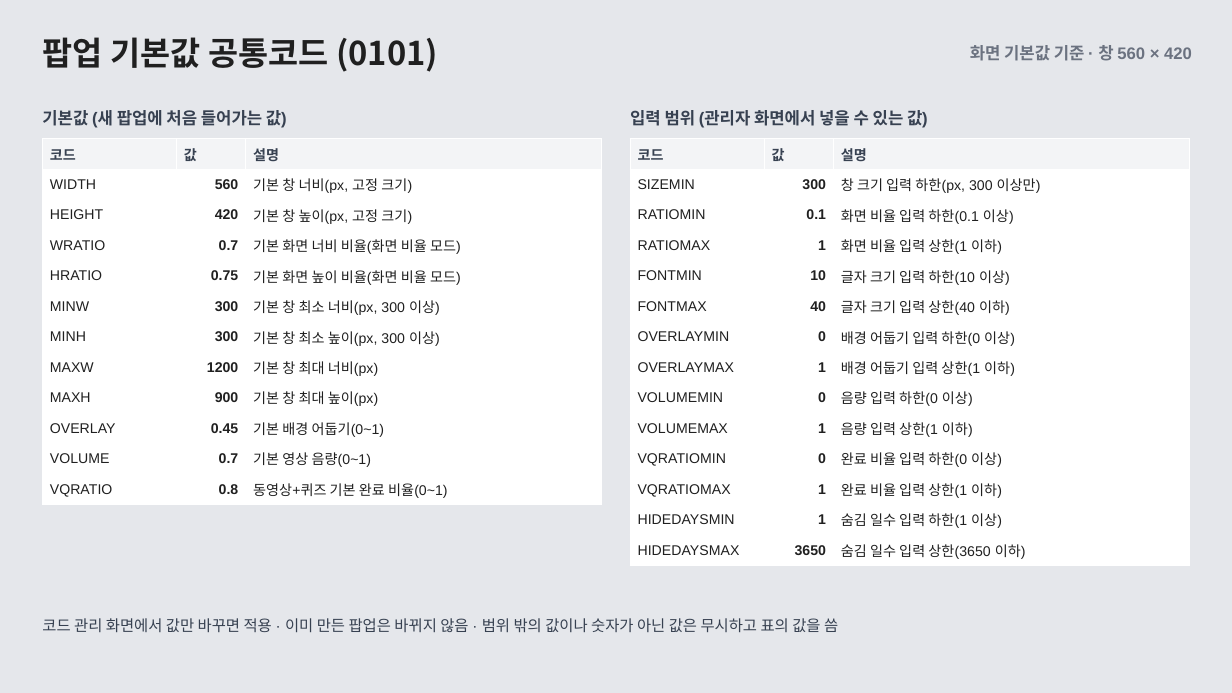
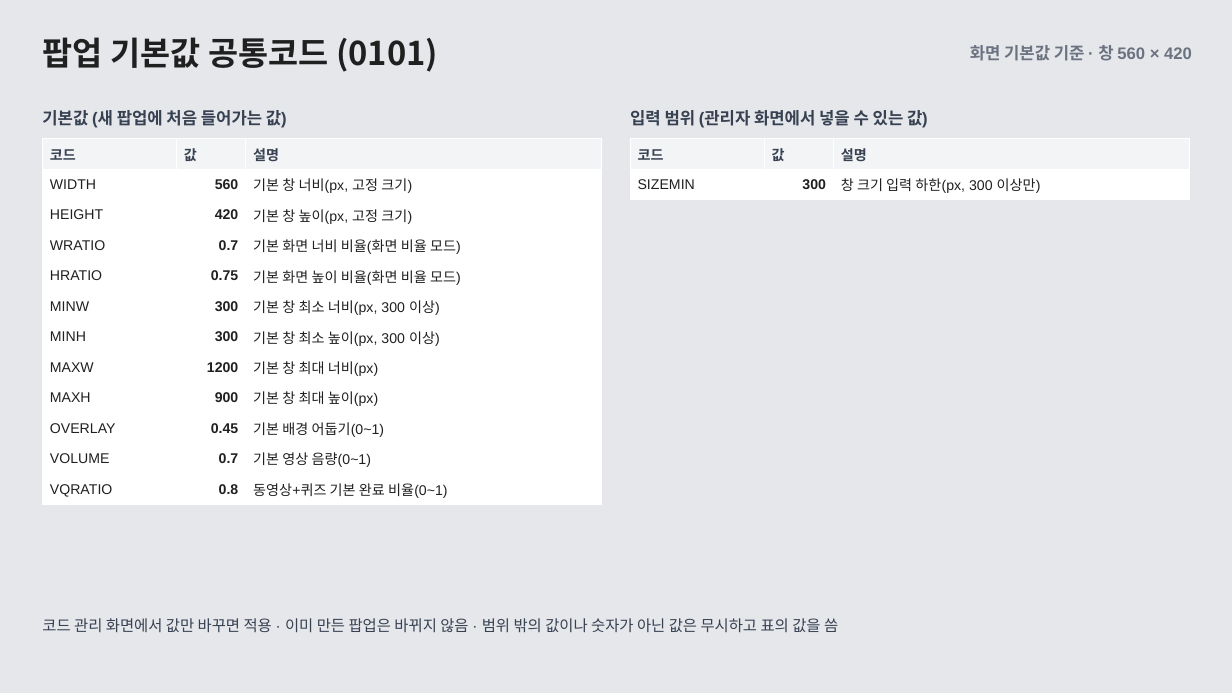
Before and after one commit to ok-sy/WPF_WindowsPopupWithC_proto, a slide deck: slide 12 of docs/design/61_popup_layout_guide/공통 팝업 UI 가이드 · WEB과 WPF (화면 기본값).pptx. Drawn at 1232x693 pixels with LibreOffice and Linux fonts; fonts in the diff are those of the drawing. Boxes give left, top, right and bottom in pixels: in the first picture for what was removed or moved away, otherwise in the second. Text is boxed around its words. In the diff, an @@ line names an element or a change of style, - is before the commit and + after.

```diff
--- a/docs/design/61_popup_layout_guide/공통 팝업 UI 가이드 · WEB과 WPF (화면 기본값).pptx
+++ b/docs/design/61_popup_layout_guide/공통 팝업 UI 가이드 · WEB과 WPF (화면 기본값).pptx
@@ table at (x1=630, y1=139, x2=1189, y2=636) @@
-row 3: RATIOMIN | 0.1 | 화면 비율 입력 하한(0.1 이상)
-row 4: RATIOMAX | 1 | 화면 비율 입력 상한(1 이하)
-row 5: FONTMIN | 10 | 글자 크기 입력 하한(10 이상)
-row 6: FONTMAX | 40 | 글자 크기 입력 상한(40 이하)
-row 7: OVERLAYMIN | 0 | 배경 어둡기 입력 하한(0 이상)
-row 8: OVERLAYMAX | 1 | 배경 어둡기 입력 상한(1 이하)
-row 9: VOLUMEMIN | 0 | 음량 입력 하한(0 이상)
-row 10: VOLUMEMAX | 1 | 음량 입력 상한(1 이하)
-row 11: VQRATIOMIN | 0 | 완료 비율 입력 하한(0 이상)
-row 12: VQRATIOMAX | 1 | 완료 비율 입력 상한(1 이하)
-row 13: HIDEDAYSMIN | 1 | 숨김 일수 입력 하한(1 이상)
-row 14: HIDEDAYSMAX | 3650 | 숨김 일수 입력 상한(3650 이하)
```
Also in this commit, not shown: 2 other files.
